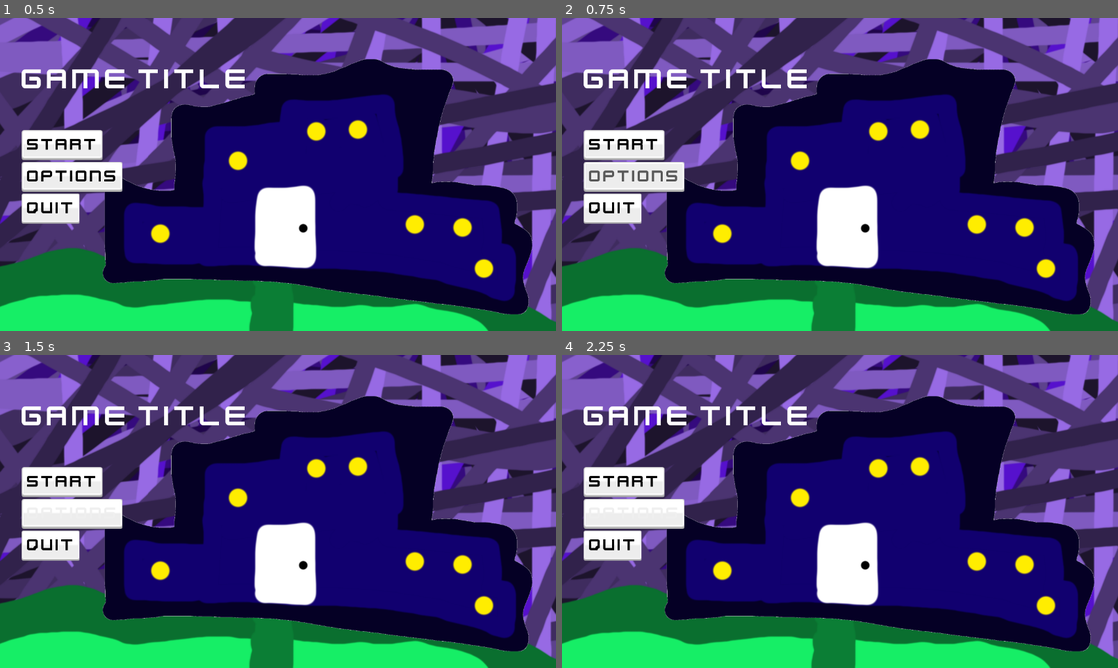
Above: before the commit, frames 1-4 (two rows, left to right).
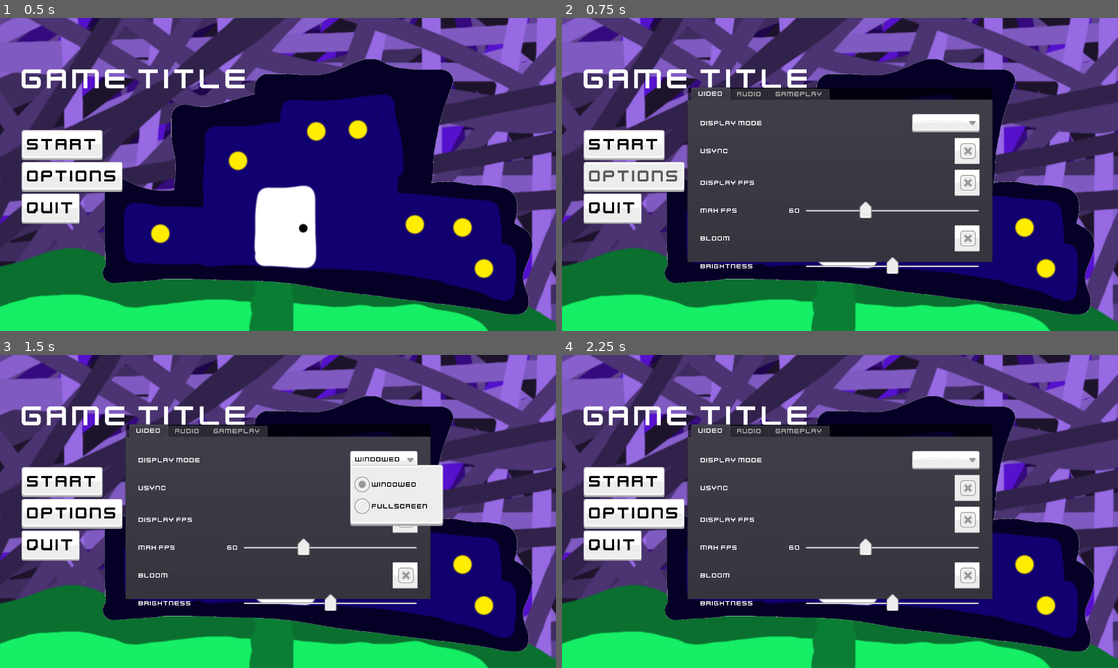
Above: after the commit, the same moments.

Repository: Yeti-Owner/1000-Rooms
Game: Godot game, scene res://scenes/StartMenu.tscn
Two runs of this game, one before a commit and one after it. Both use one fixed random seed, a clock stepped at 60 frames per second and the inputs below.
Inputs (mouse positions are in pixels of both pictures, inside the frame that each line leads up to):
- Up to frame 1 (0.5 s): no input
- Up to frame 2 (0.75 s): click "Options" at 0.5 s
- Up to frame 3 (1.5 s): click (383, 461) at 1.25 s, where only the run after the commit has a clickable "Windowed"
- Up to frame 4 (2.25 s): click (967, 489) at 2.02 s

Frame 1 is identical in both runs. In frame 2, 29% of the frame differs, in the area x 22-78%, y 22-82%; in frame 3, 30%, in the area x 4-80%, y 22-82%; in frame 4, 29%.

Commit message:
Created options menu
the layout for it is created but functionality is not set up yet

Diff:
--- a/scenes/StartMenu.tscn
+++ b/scenes/StartMenu.tscn
@@ -1,9 +1,10 @@
-[gd_scene load_steps=6 format=2]
+[gd_scene load_steps=7 format=2]
 
 [ext_resource path="res://assets/textures/bg/Bg.png" type="Texture" id=1]
 [ext_resource path="res://assets/theme/FlatUI/kenneyUI.tres" type="Theme" id=2]
 [ext_resource path="res://assets/theme/FlatUI/kenvector_future.ttf" type="DynamicFontData" id=3]
 [ext_resource path="res://scripts/StartMenu.gd" type="Script" id=4]
+[ext_resource path="res://scenes/UI/SettingsMenu.tscn" type="PackedScene" id=5]
 
 [sub_resource type="DynamicFont" id=1]
 size = 70
@@ -77,6 +78,8 @@
 size_flags_horizontal = 2
 text = "Quit"
 
+[node name="SettingsMenu" parent="." instance=ExtResource( 5 )]
+
 [connection signal="pressed" from="MarginContainer/VBoxContainer/StartBtn" to="." method="_on_StartBtn_pressed"]
 [connection signal="pressed" from="MarginContainer/VBoxContainer/OptionsBtn" to="." method="_on_OptionsBtn_pressed"]
 [connection signal="pressed" from="MarginContainer/VBoxContainer/QuitBtn" to="." method="_on_QuitBtn_pressed"]
--- /dev/null
+++ b/scenes/UI/SettingsMenu.gd
@@ -0,0 +1,9 @@
+extends Popup
+
+
+func _ready():
+	pass # Replace with function body.
+
+
+func _on_DisplayOptionBtn_item_selected(index):
+	pass # Replace with function body.
--- /dev/null
+++ b/scenes/UI/SettingsMenu.tscn
@@ -0,0 +1,344 @@
+[gd_scene load_steps=5 format=2]
+
+[ext_resource path="res://assets/theme/FlatUI/kenvector_future.ttf" type="DynamicFontData" id=1]
+[ext_resource path="res://scenes/UI/SettingsMenu.gd" type="Script" id=2]
+
+[sub_resource type="DynamicFont" id=1]
+font_data = ExtResource( 1 )
+
+[sub_resource type="Theme" id=2]
+default_font = SubResource( 1 )
+
+[node name="SettingsMenu" type="Popup"]
+visible = true
+anchor_left = 0.5
+anchor_top = 0.5
+anchor_right = 0.5
+anchor_bottom = 0.5
+margin_left = -350.0
+margin_top = -200.0
+margin_right = 350.0
+margin_bottom = 200.0
+rect_min_size = Vector2( 700, 400 )
+theme = SubResource( 2 )
+script = ExtResource( 2 )
+__meta__ = {
+"_edit_use_anchors_": false
+}
+
+[node name="ColorRect" type="ColorRect" parent="."]
+anchor_right = 1.0
+anchor_bottom = 1.0
+color = Color( 0, 0, 0, 0.592157 )
+__meta__ = {
+"_edit_use_anchors_": false
+}
+
+[node name="SettingsTabs" type="TabContainer" parent="."]
+anchor_right = 1.0
+anchor_bottom = 1.0
+tab_align = 0
+__meta__ = {
+"_edit_use_anchors_": false
+}
+
+[node name="Video" type="Tabs" parent="SettingsTabs"]
+anchor_right = 1.0
+anchor_bottom = 1.0
+margin_left = 4.0
+margin_top = 36.0
+margin_right = -4.0
+margin_bottom = -4.0
+tab_align = 0
+
+[node name="MarginContainer" type="MarginContainer" parent="SettingsTabs/Video"]
+anchor_right = 1.0
+anchor_bottom = 1.0
+custom_constants/margin_right = 25
+custom_constants/margin_top = 25
+custom_constants/margin_left = 25
+custom_constants/margin_bottom = 25
+__meta__ = {
+"_edit_use_anchors_": false
+}
+
+[node name="VideoSettings" type="GridContainer" parent="SettingsTabs/Video/MarginContainer"]
+margin_left = 25.0
+margin_top = 25.0
+margin_right = 667.0
+margin_bottom = 335.0
+custom_constants/vseparation = 13
+columns = 2
+
+[node name="DisplayLabel" type="Label" parent="SettingsTabs/Video/MarginContainer/VideoSettings"]
+margin_top = 3.0
+margin_right = 143.0
+margin_bottom = 21.0
+text = "Display Mode"
+
+[node name="DisplayOptionBtn" type="OptionButton" parent="SettingsTabs/Video/MarginContainer/VideoSettings"]
+margin_left = 509.0
+margin_right = 642.0
+margin_bottom = 24.0
+size_flags_horizontal = 10
+text = "Windowed"
+items = [ "Windowed", null, false, 0, null, "Fullscreen", null, false, 1, null ]
+selected = 0
+
+[node name="VsyncLabel" type="Label" parent="SettingsTabs/Video/MarginContainer/VideoSettings"]
+margin_top = 48.0
+margin_right = 143.0
+margin_bottom = 66.0
+text = "Vsync"
+
+[node name="VsyncCheckBtn" type="CheckButton" parent="SettingsTabs/Video/MarginContainer/VideoSettings"]
+margin_left = 566.0
+margin_top = 37.0
+margin_right = 642.0
+margin_bottom = 77.0
+size_flags_horizontal = 10
+
+[node name="ShowFpsLabel" type="Label" parent="SettingsTabs/Video/MarginContainer/VideoSettings"]
+margin_top = 101.0
+margin_right = 143.0
+margin_bottom = 119.0
+text = "Display FPS"
+
+[node name="ShowFpsCheckBtn" type="CheckButton" parent="SettingsTabs/Video/MarginContainer/VideoSettings"]
+margin_left = 566.0
+margin_top = 90.0
+margin_right = 642.0
+margin_bottom = 130.0
+size_flags_horizontal = 10
+
+[node name="MaxFpsLabel" type="Label" parent="SettingsTabs/Video/MarginContainer/VideoSettings"]
+margin_top = 143.0
+margin_right = 143.0
+margin_bottom = 161.0
+text = "Max fps"
+
+[node name="HBoxContainer" type="HBoxContainer" parent="SettingsTabs/Video/MarginContainer/VideoSettings"]
+margin_left = 204.0
+margin_top = 143.0
+margin_right = 642.0
+margin_bottom = 161.0
+size_flags_horizontal = 10
+
+[node name="MaxFpsValue" type="Label" parent="SettingsTabs/Video/MarginContainer/VideoSettings/HBoxContainer"]
+margin_right = 34.0
+margin_bottom = 18.0
+text = "60  "
+
+[node name="MaxFpsSlider" type="HSlider" parent="SettingsTabs/Video/MarginContainer/VideoSettings/HBoxContainer"]
+margin_left = 38.0
+margin_right = 438.0
+margin_bottom = 18.0
+rect_min_size = Vector2( 400, 0 )
+size_flags_horizontal = 10
+size_flags_vertical = 1
+min_value = 30.0
+max_value = 120.0
+value = 60.0
+
+[node name="BloomLabel" type="Label" parent="SettingsTabs/Video/MarginContainer/VideoSettings"]
+margin_top = 185.0
+margin_right = 143.0
+margin_bottom = 203.0
+text = "Bloom"
+
+[node name="BloomCheckBtn" type="CheckButton" parent="SettingsTabs/Video/MarginContainer/VideoSettings"]
+margin_left = 566.0
+margin_top = 174.0
+margin_right = 642.0
+margin_bottom = 214.0
+size_flags_horizontal = 10
+
+[node name="BrightnessLabel" type="Label" parent="SettingsTabs/Video/MarginContainer/VideoSettings"]
+margin_top = 227.0
+margin_right = 143.0
+margin_bottom = 245.0
+text = "Brightness"
+
+[node name="BrightnessSlider" type="HSlider" parent="SettingsTabs/Video/MarginContainer/VideoSettings"]
+margin_left = 242.0
+margin_top = 227.0
+margin_right = 642.0
+margin_bottom = 245.0
+rect_min_size = Vector2( 400, 0 )
+size_flags_horizontal = 10
+size_flags_vertical = 1
+max_value = 2.0
+step = 0.1
+value = 1.0
+
+[node name="Audio" type="Tabs" parent="SettingsTabs"]
+visible = false
+anchor_right = 1.0
+anchor_bottom = 1.0
+margin_left = 4.0
+margin_top = 36.0
+margin_right = -4.0
+margin_bottom = -4.0
+tab_align = 0
+
+[node name="MarginContainer" type="MarginContainer" parent="SettingsTabs/Audio"]
+anchor_right = 1.0
+anchor_bottom = 1.0
+custom_constants/margin_right = 25
+custom_constants/margin_top = 25
+custom_constants/margin_left = 25
+custom_constants/margin_bottom = 25
+__meta__ = {
+"_edit_use_anchors_": false
+}
+
+[node name="AudioSettings" type="GridContainer" parent="SettingsTabs/Audio/MarginContainer"]
+margin_left = 25.0
+margin_top = 25.0
+margin_right = 667.0
+margin_bottom = 335.0
+custom_constants/vseparation = 13
+columns = 2
+
+[node name="MasterVolLabel" type="Label" parent="SettingsTabs/Audio/MarginContainer/AudioSettings"]
+margin_right = 168.0
+margin_bottom = 18.0
+text = "Master Volume"
+
+[node name="MasterVolSlider" type="HSlider" parent="SettingsTabs/Audio/MarginContainer/AudioSettings"]
+margin_left = 242.0
+margin_right = 642.0
+margin_bottom = 18.0
+rect_min_size = Vector2( 400, 0 )
+size_flags_horizontal = 10
+size_flags_vertical = 1
+min_value = -50.0
+max_value = 25.0
+value = -10.0
+
+[node name="MusicVolLabel" type="Label" parent="SettingsTabs/Audio/MarginContainer/AudioSettings"]
+margin_top = 31.0
+margin_right = 168.0
+margin_bottom = 49.0
+text = "Music Volume"
+
+[node name="MusicVolSlider" type="HSlider" parent="SettingsTabs/Audio/MarginContainer/AudioSettings"]
+margin_left = 242.0
+margin_top = 31.0
+margin_right = 642.0
+margin_bottom = 49.0
+rect_min_size = Vector2( 400, 0 )
+size_flags_horizontal = 10
+size_flags_vertical = 1
+min_value = -50.0
+max_value = 25.0
+value = -10.0
+
+[node name="SfxVolLabel" type="Label" parent="SettingsTabs/Audio/MarginContainer/AudioSettings"]
+margin_top = 62.0
+margin_right = 168.0
+margin_bottom = 80.0
+text = "Sfx Volume"
+
+[node name="SfxVolSlider" type="HSlider" parent="SettingsTabs/Audio/MarginContainer/AudioSettings"]
+margin_left = 242.0
+margin_top = 62.0
+margin_right = 642.0
+margin_bottom = 80.0
+rect_min_size = Vector2( 400, 0 )
+size_flags_horizontal = 10
+size_flags_vertical = 1
+min_value = -50.0
+max_value = 25.0
+value = -10.0
+
+[node name="Gameplay" type="Tabs" parent="SettingsTabs"]
+visible = false
+anchor_right = 1.0
+anchor_bottom = 1.0
+margin_left = 4.0
+margin_top = 36.0
+margin_right = -4.0
+margin_bottom = -4.0
+tab_align = 0
+
+[node name="MarginContainer" type="MarginContainer" parent="SettingsTabs/Gameplay"]
+anchor_right = 1.0
+anchor_bottom = 1.0
+custom_constants/margin_right = 25
+custom_constants/margin_top = 25
+custom_constants/margin_left = 25
+custom_constants/margin_bottom = 25
+__meta__ = {
+"_edit_use_anchors_": false
+}
+
+[node name="GameplaySettings" type="GridContainer" parent="SettingsTabs/Gameplay/MarginContainer"]
+margin_left = 25.0
+margin_top = 25.0
+margin_right = 667.0
+margin_bottom = 335.0
+custom_constants/vseparation = 13
+columns = 2
+
+[node name="FovLabel" type="Label" parent="SettingsTabs/Gameplay/MarginContainer/GameplaySettings"]
+margin_right = 192.0
+margin_bottom = 18.0
+text = "FOV"
+
+[node name="HBoxContainer" type="HBoxContainer" parent="SettingsTabs/Gameplay/MarginContainer/GameplaySettings"]
+margin_left = 212.0
+margin_right = 642.0
+margin_bottom = 18.0
+size_flags_horizontal = 10
+
+[node name="FovVal" type="Label" parent="SettingsTabs/Gameplay/MarginContainer/GameplaySettings/HBoxContainer"]
+margin_right = 26.0
+margin_bottom = 18.0
+size_flags_horizontal = 12
+text = "90"
+
+[node name="FovSlider" type="HSlider" parent="SettingsTabs/Gameplay/MarginContainer/GameplaySettings/HBoxContainer"]
+margin_left = 30.0
+margin_right = 430.0
+margin_bottom = 18.0
+rect_min_size = Vector2( 400, 0 )
+size_flags_horizontal = 10
+size_flags_vertical = 1
+min_value = 70.0
+value = 75.0
+
+[node name="MouseSensitivityLabel" type="Label" parent="SettingsTabs/Gameplay/MarginContainer/GameplaySettings"]
+margin_top = 31.0
+margin_right = 192.0
+margin_bottom = 49.0
+text = "Mouse Sensitivity"
+
+[node name="HBoxContainer2" type="HBoxContainer" parent="SettingsTabs/Gameplay/MarginContainer/GameplaySettings"]
+margin_left = 196.0
+margin_top = 31.0
+margin_right = 642.0
+margin_bottom = 49.0
+
+[node name="MouseSensitivityVal" type="Label" parent="SettingsTabs/Gameplay/MarginContainer/GameplaySettings/HBoxContainer2"]
+margin_left = 11.0
+margin_right = 42.0
+margin_bottom = 18.0
+size_flags_horizontal = 10
+text = "2.5"
+align = 2
+valign = 1
+
+[node name="MouseSensitivitySlider" type="HSlider" parent="SettingsTabs/Gameplay/MarginContainer/GameplaySettings/HBoxContainer2"]
+margin_left = 46.0
+margin_right = 446.0
+margin_bottom = 18.0
+rect_min_size = Vector2( 400, 0 )
+size_flags_horizontal = 10
+size_flags_vertical = 1
+min_value = 0.05
+max_value = 5.0
+step = 0.1
+value = 2.5
+
+[connection signal="item_selected" from="SettingsTabs/Video/MarginContainer/VideoSettings/DisplayOptionBtn" to="." method="_on_DisplayOptionBtn_item_selected"]
--- a/scripts/StartMenu.gd
+++ b/scripts/StartMenu.gd
@@ -5,7 +5,7 @@
 	get_tree().change_scene("res://scenes/world.tscn")
 
 func _on_OptionsBtn_pressed():
-	pass # Replace with function body.
+	$SettingsMenu.popup_centered()
 
 func _on_QuitBtn_pressed():
 	get_tree().quit()
